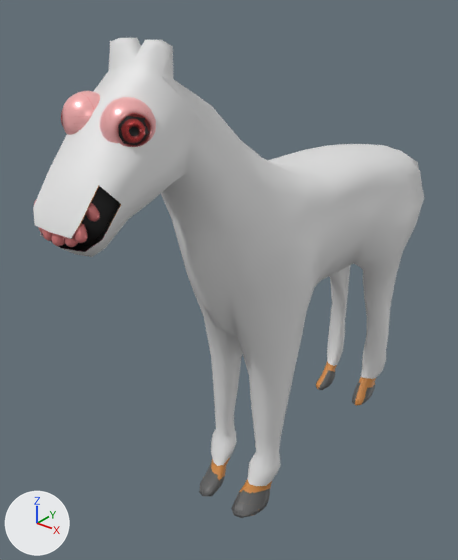
A saved change to the FBX model models/horse/horse.fbx.
Before and after are seen from a camera (50 mm lens) standing at (1.322, -2.151, 2.105) and looking at (-0.158, -0.302, 0.958). Lighting does not change. The marker at lower left points along +X, +Y and +Z. Where no turn or scale is listed for an object, it has been applied to the vertices. Vertices at the same position are counted once.
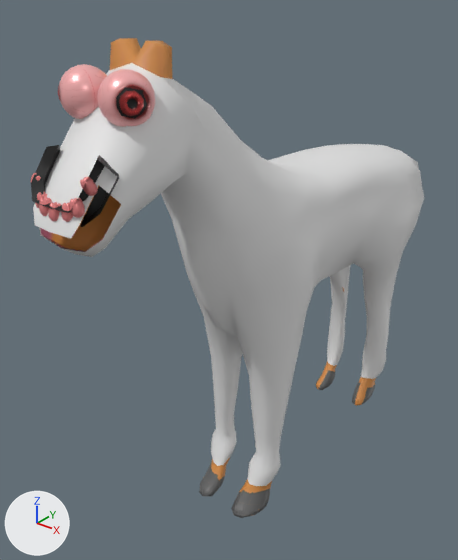
Commit message: added the horse pickup

Changed parts and their boxes (x1, y1, x2, y2) in the pictures (458 x 560 px):
```json
{"object": "Cube.002", "change": "moved", "before": [34, 91, 156, 252], "after": [30, 64, 155, 227]}
{"object": "Cube.001", "change": "moved", "before": [77, 186, 119, 246], "after": [43, 146, 108, 221]}
{"part": 1, "of": "me_cube_001", "change": "deleted", "before": [109, 38, 171, 77]}
```

Edits to the scene script, one JSON object a line:
```json
{"block": "me_cube_001", "where": "# used by ob_cube; location = (0.0, 0.0, 0.661)"}
{"op": "remove", "block": "me_cube_001", "code": "me_cube_001.from_pydata(...)  # 1542 vertices, 1527 faces; spans x -0.29..0.29, y -1.24..0.92, z -0.65..1.29"}
{"op": "add", "block": "me_cube_001", "code": "me_cube_001.from_pydata(...)  # 1533 vertices, 1512 faces; spans x -0.29..0.29, y -1.24..0.92, z -0.65..1.28"}
{"block": "me_cube_001", "change": "me_cube_001 part 1: 8 vertices removed from x -0.09..0.09, y -0.91..-0.85, z 1.27..1.29"}
{"op": "set", "path": "ob_cube_002.location", "old": "(0.0, 0.0, 0.659)", "new": "(0.0, 0.0, 0.728)"}
{"op": "set", "path": "ob_cube_001.location", "old": "(0.0, 0.0, 0.659)", "new": "(0.0, 0.0, 0.728)"}
```
